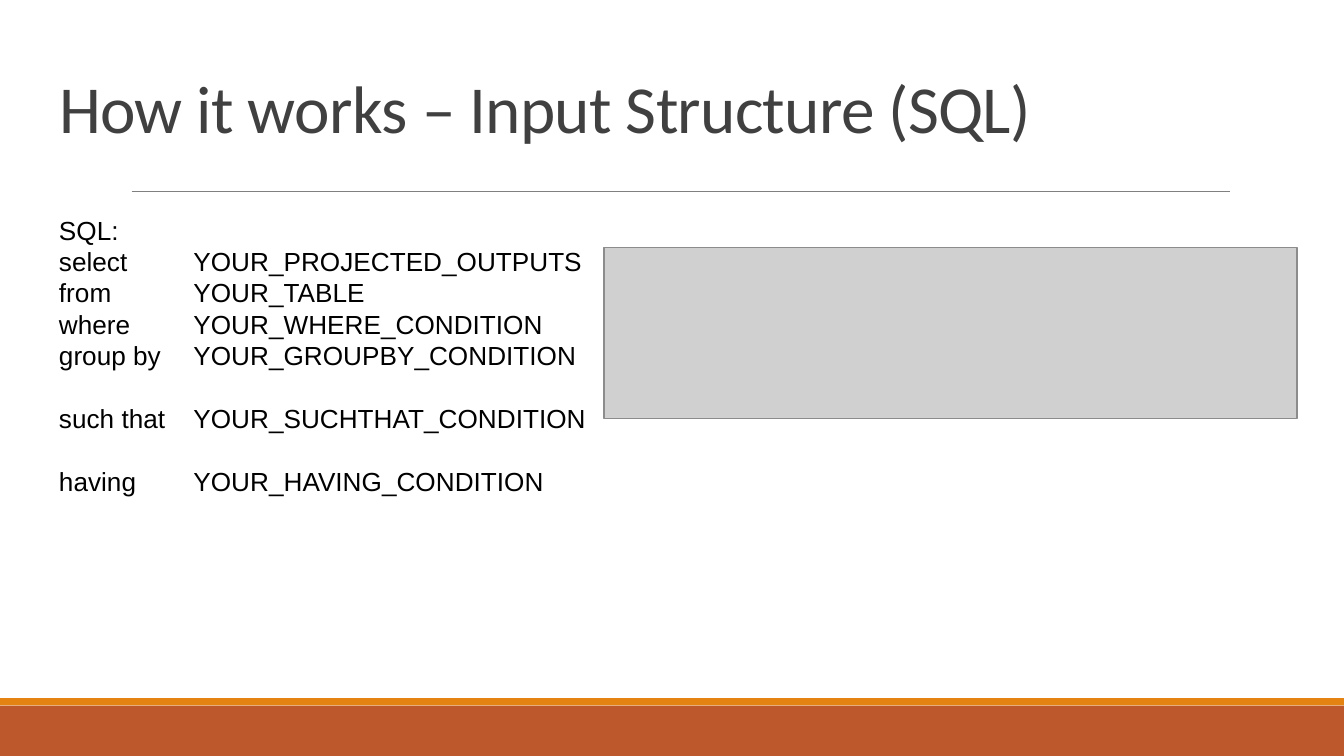
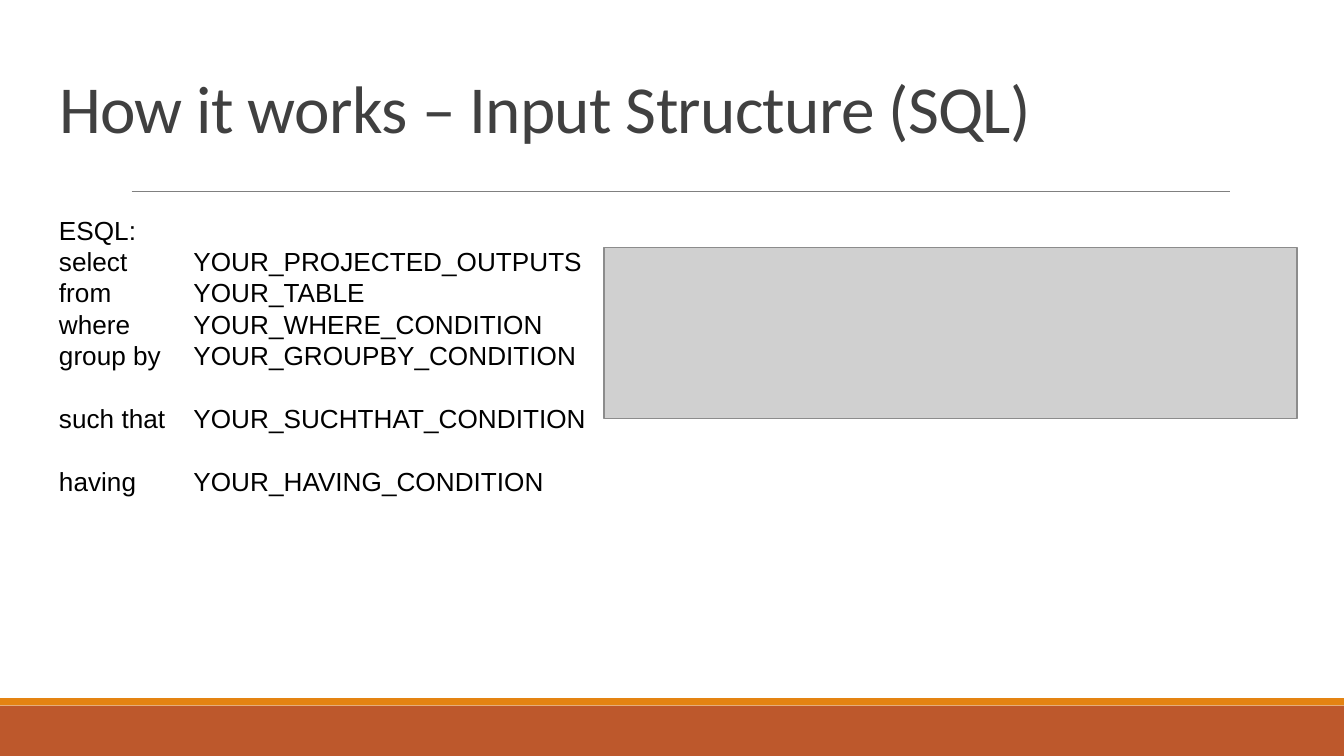
Before and after one commit to WHYHolly/CS562EMFandMFQueryProcessor, a slide deck: slide 4 of presentation/OnePlusOne.pptx. Drawn at 1344x756 pixels with LibreOffice and Linux fonts; fonts in the diff are those of the drawing; grey boxes stand for pictures. Boxes give left, top, right and bottom in pixels: in the first picture for what was removed or moved away, otherwise in the second. Text is boxed around its words. In the diff, an @@ line names an element or a change of style, - is before the commit and + after.

```diff
--- a/presentation/OnePlusOne.pptx
+++ b/presentation/OnePlusOne.pptx
@@ text at bbox=[59, 221, 136, 245]: text changed @@
-SQL:
+ESQL:
```
Also in this commit, not shown: 2 other slides changed, 48 other files.
